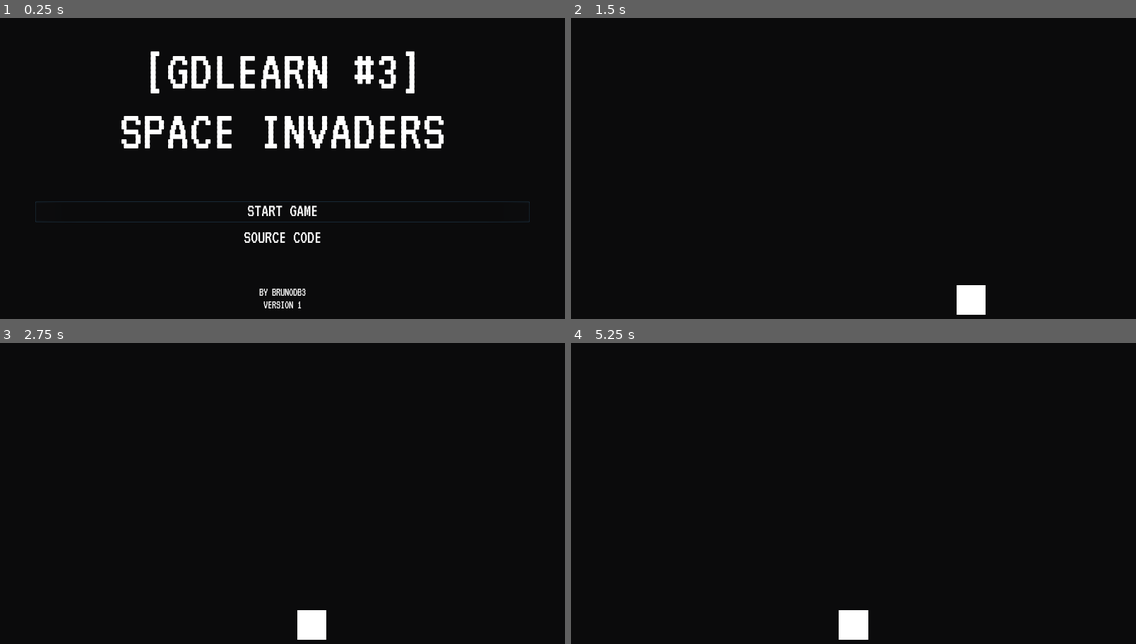
Above: before the commit, frames 1-4 (two rows, left to right).
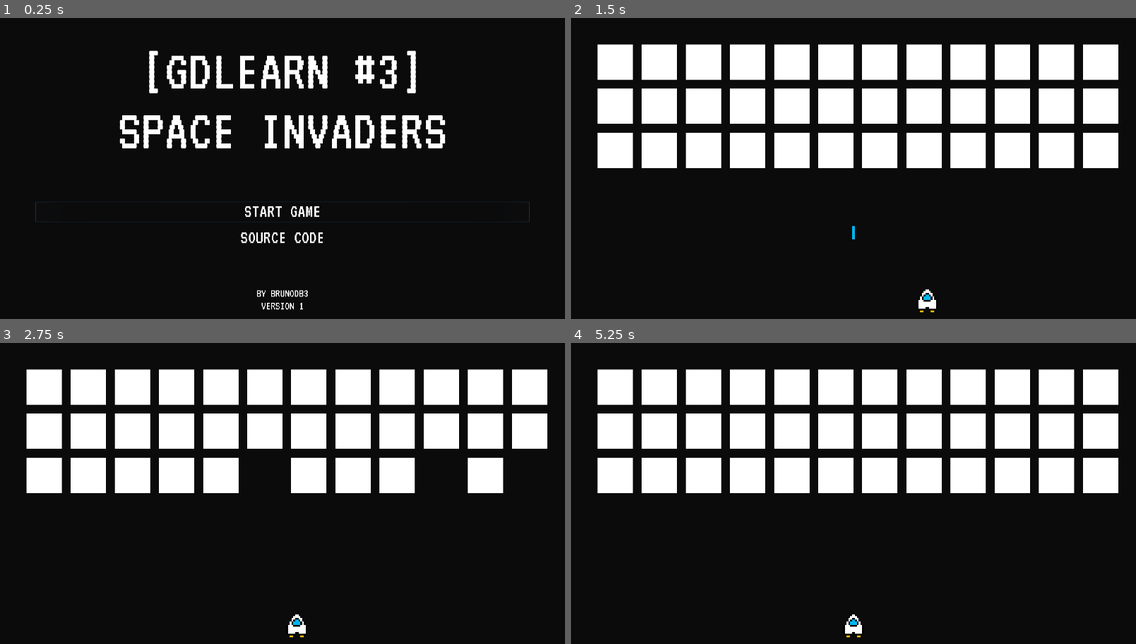
Above: after the commit, the same moments.

Repository: brunodb3/godot-space-invaders
Game: Godot game, scene res://scenes/title/Title.tscn
The game is run twice, just before and just after one commit, with the same random seed, the same clock (stepped at 60 frames per second) and the same inputs.
Inputs:
- Up to frame 1 (0.25 s): no input
- Up to frame 2 (1.5 s): click "Start Game" at 0.5 s; tap Enter at 1.25 s; hold D (player_right) from 1.28 s (still down); hold Space (player_shoot) from 1.28 s (still down)
- Up to frame 3 (2.75 s): release D (player_right) at 2.03 s; release Space (player_shoot) at 2.03 s; hold A (player_left) from 2.03 s (still down); tap Space (player_shoot) at 2.1 s
- Up to frame 4 (5.25 s): release A (player_left) at 2.78 s; hold Space (player_shoot) 2.78-3.53 s; hold D (player_right) 2.78-4.28 s; tap Space (player_shoot) at 3.6, 4.25 s; hold A (player_left) 4.28-5 s; hold Space (player_shoot) 4.28-5 s; tap Escape (ui_pause) at 4.9 s; click "Start Game" at 5 s

The runs differ from the first frame. In frame 1, 3.0% of the frame differs, in the area x 21-79%, y 10-97%; in frame 2, 28%, in the area x 4-97%, y 8-99%; in frame 3, 25%; in frame 4, 27%.

Commit message:
feat: Adding bullets and aliens

Diff:
--- a/GameState.gd
+++ b/GameState.gd
@@ -1,9 +1,6 @@
 extends Node2D
 
 # @info: This script acts as a global state manager for other scripts
-
-var player_speed = 2000 setget set_player_speed, get_player_speed
-func set_player_speed(value: int):
-	player_speed = value
-func get_player_speed() -> int:
-	return player_speed
+var PLAYER_SPEED = 1250
+var BULLET_SPEED = 1000
+var BULLET_COOLDOWN = 25
--- a/project.godot
+++ b/project.godot
@@ -24,12 +24,37 @@
 window/size/height=1080
 window/size/test_width=960
 window/size/test_height=540
-window/stretch/mode="2d"
-window/stretch/aspect="expand"
+window/stretch/mode="viewport"
+window/stretch/aspect="keep"
+window/snapping/use_gpu_pixel_snap=false
 
 [gui]
 
 common/drop_mouse_on_gui_input_disabled=true
+
+[importer_defaults]
+
+texture={
+"compress/bptc_ldr": 0,
+"compress/hdr_mode": 0,
+"compress/lossy_quality": 0.7,
+"compress/mode": 0,
+"compress/normal_map": 0,
+"detect_3d": false,
+"flags/anisotropic": false,
+"flags/filter": false,
+"flags/mipmaps": false,
+"flags/repeat": 0,
+"flags/srgb": 2,
+"process/HDR_as_SRGB": false,
+"process/fix_alpha_border": true,
+"process/invert_color": false,
+"process/normal_map_invert_y": false,
+"process/premult_alpha": false,
+"size_limit": 0,
+"stream": false,
+"svg/scale": 1.0
+}
 
 [input]
 
@@ -56,11 +81,19 @@
  ]
 }
 
+[layer_names]
+
+2d_physics/layer_1="WORLD"
+2d_physics/layer_2="PLAYER"
+2d_physics/layer_3="PLAYER_HURTBOX"
+2d_physics/layer_4="ENEMY_HURTBOX"
+
 [physics]
 
 common/enable_pause_aware_picking=true
 
 [rendering]
 
+2d/snapping/use_gpu_pixel_snap=true
 environment/default_clear_color=Color( 0.0470588, 0.0470588, 0.0509804, 1 )
 environment/default_environment="res://default_env.tres"
--- /dev/null
+++ b/scenes/alien/Alien.tscn
@@ -0,0 +1,17 @@
+[gd_scene load_steps=3 format=2]
+
+[ext_resource path="res://textures/single_white_pixel.png" type="Texture" id=1]
+
+[sub_resource type="RectangleShape2D" id=1]
+extents = Vector2( 60, 60 )
+
+[node name="Alien" type="KinematicBody2D"]
+collision_layer = 8
+
+[node name="Sprite" type="Sprite" parent="."]
+position = Vector2( 60, 60 )
+scale = Vector2( 120, 120 )
+texture = ExtResource( 1 )
+
+[node name="CollisionShape2D" type="CollisionShape2D" parent="."]
+shape = SubResource( 1 )
--- a/scenes/levels/level_01/Level_01.gd
+++ b/scenes/levels/level_01/Level_01.gd
@@ -1,6 +1,18 @@
 extends YSort
+
+onready var Alien = load("res://scenes/alien/Alien.tscn")
 
 func _process(_delta):
 	if Input.is_action_just_released("ui_pause"):
 		# warning-ignore:return_value_discarded
 		get_tree().change_scene("res://scenes/title/Title.tscn")
+
+func _ready():
+	for row in 3:
+		for column in 12:
+			var alien = Alien.instance()
+
+			alien.position.x = (column + 1) * 150
+			alien.position.y = (row + 1) * 150
+
+			add_child(alien)
--- a/scenes/levels/level_01/Level_01.tscn
+++ b/scenes/levels/level_01/Level_01.tscn
@@ -1,10 +1,30 @@
-[gd_scene load_steps=3 format=2]
+[gd_scene load_steps=5 format=2]
 
 [ext_resource path="res://scenes/levels/level_01/Level_01.gd" type="Script" id=1]
 [ext_resource path="res://scenes/player/Player.tscn" type="PackedScene" id=2]
 
+[sub_resource type="RectangleShape2D" id=1]
+extents = Vector2( 10, 560 )
+
+[sub_resource type="RectangleShape2D" id=2]
+extents = Vector2( 10, 560 )
+
 [node name="Level_01" type="YSort"]
 script = ExtResource( 1 )
+
+[node name="Walls" type="Node2D" parent="."]
+
+[node name="Left" type="StaticBody2D" parent="Walls"]
+position = Vector2( -10, 540 )
+
+[node name="CollisionShape2D" type="CollisionShape2D" parent="Walls/Left"]
+shape = SubResource( 1 )
+
+[node name="Right" type="StaticBody2D" parent="Walls"]
+position = Vector2( 1930, 540 )
+
+[node name="CollisionShape2D" type="CollisionShape2D" parent="Walls/Right"]
+shape = SubResource( 2 )
 
 [node name="Player" parent="." instance=ExtResource( 2 )]
 position = Vector2( 960, 960 )
--- /dev/null
+++ b/scenes/player/Bullet.gd
@@ -0,0 +1,16 @@
+extends KinematicBody2D
+
+var direction = Vector2.ZERO
+
+func shoot():
+	direction.y = -GameState.PLAYER_SPEED
+
+func _physics_process(delta):
+	var collision = move_and_collide(direction * delta)
+
+	if collision:
+		collision.collider.queue_free()
+		queue_free()
+
+func _on_VisibilityNotifier2D_screen_exited():
+	queue_free()
--- /dev/null
+++ b/scenes/player/Bullet.tscn
@@ -0,0 +1,25 @@
+[gd_scene load_steps=4 format=2]
+
+[ext_resource path="res://textures/single_white_pixel.png" type="Texture" id=1]
+[ext_resource path="res://scenes/player/Bullet.gd" type="Script" id=2]
+
+[sub_resource type="RectangleShape2D" id=1]
+extents = Vector2( 6, 22.5 )
+
+[node name="Bullet" type="KinematicBody2D"]
+collision_layer = 2
+collision_mask = 8
+script = ExtResource( 2 )
+
+[node name="Sprite" type="Sprite" parent="."]
+modulate = Color( 0, 0.717647, 0.937255, 1 )
+position = Vector2( 6, 22.5 )
+scale = Vector2( 12, 45 )
+texture = ExtResource( 1 )
+
+[node name="CollisionShape2D" type="CollisionShape2D" parent="."]
+shape = SubResource( 1 )
+
+[node name="VisibilityNotifier2D" type="VisibilityNotifier2D" parent="."]
+
+[connection signal="screen_exited" from="VisibilityNotifier2D" to="." method="_on_VisibilityNotifier2D_screen_exited"]
--- a/scenes/player/Player.gd
+++ b/scenes/player/Player.gd
@@ -1,19 +1,44 @@
 extends KinematicBody2D
 
+var bullet_cooldown = 0
 var direction = Vector2.ZERO
 
+onready var Bullet = load("res://scenes/player/Bullet.tscn")
+
+func _physics_process(delta):
+	check_input()
+	move(delta)
+
 func check_input():
+	# @info: movement input
 	if Input.is_action_pressed("player_left"):
-		direction.x = -GameState.player_speed
+		direction.x = -GameState.PLAYER_SPEED
 	elif Input.is_action_pressed("player_right"):
-		direction.x = GameState.player_speed
+		direction.x = GameState.PLAYER_SPEED
 	else:
 		direction.x = 0
 
-func _physics_process(delta):
-	check_input()
+	# @info: attack input
+	if Input.is_action_pressed("player_shoot"):
+		if bullet_cooldown > 0:
+			bullet_cooldown -= 1
+		elif bullet_cooldown == 0:
+			bullet_cooldown = GameState.BULLET_COOLDOWN
+			shoot()
 
+	if Input.is_action_just_released("player_shoot"):
+		bullet_cooldown = 0
+
+func move(delta):
 	var collision = move_and_collide(direction * delta)
 
 	if collision && collision.normal.x != 0:
 		direction.x = 0
+
+func shoot():
+	var bullet = Bullet.instance()
+
+	bullet.position = position
+	bullet.shoot()
+
+	get_parent().add_child(bullet)
--- a/scenes/player/Player.tscn
+++ b/scenes/player/Player.tscn
@@ -1,19 +1,22 @@
 [gd_scene load_steps=4 format=2]
 
-[ext_resource path="res://textures/single_white_pixel.png" type="Texture" id=1]
+[ext_resource path="res://textures/spaceship.png" type="Texture" id=1]
 [ext_resource path="res://scenes/player/Player.gd" type="Script" id=2]
 
 [sub_resource type="RectangleShape2D" id=1]
-extents = Vector2( 1, 1 )
+extents = Vector2( 0.7236, 0.779 )
 
 [node name="Player" type="KinematicBody2D"]
 scale = Vector2( 50, 50 )
+z_index = 1
+collision_layer = 2
 script = ExtResource( 2 )
 
 [node name="Sprite" type="Sprite" parent="."]
-scale = Vector2( 100, 100 )
+scale = Vector2( 6, 6 )
 texture = ExtResource( 1 )
 
 [node name="CollisionPolygon2D" type="CollisionShape2D" parent="."]
+position = Vector2( 0.24, -3.15 )
 scale = Vector2( 50, 50 )
 shape = SubResource( 1 )
--- a/scenes/title/Title.gd
+++ b/scenes/title/Title.gd
@@ -5,7 +5,7 @@
 
 func _on_StartGameButton_pressed():
 	# warning-ignore:return_value_discarded
-	get_tree().change_scene("res://scenes/levels/level_01/Level_01.tscn")
+		get_tree().change_scene("res://scenes/levels/level_01/Level_01.tscn")
 
 func _on_SourceCodeButton_pressed():
 	# warning-ignore:return_value_discarded
--- a/scenes/title/buttons/MenuButton.tscn
+++ b/scenes/title/buttons/MenuButton.tscn
@@ -9,7 +9,7 @@
 
 [node name="MenuButton" type="Button"]
 margin_right = 1680.0
-margin_bottom = 20.0
+margin_bottom = 70.0
 rect_min_size = Vector2( 360, 70 )
 flat = true
 
Binary file added: textures/spaceship.png
Not shown, added: textures/spaceship.png.import
